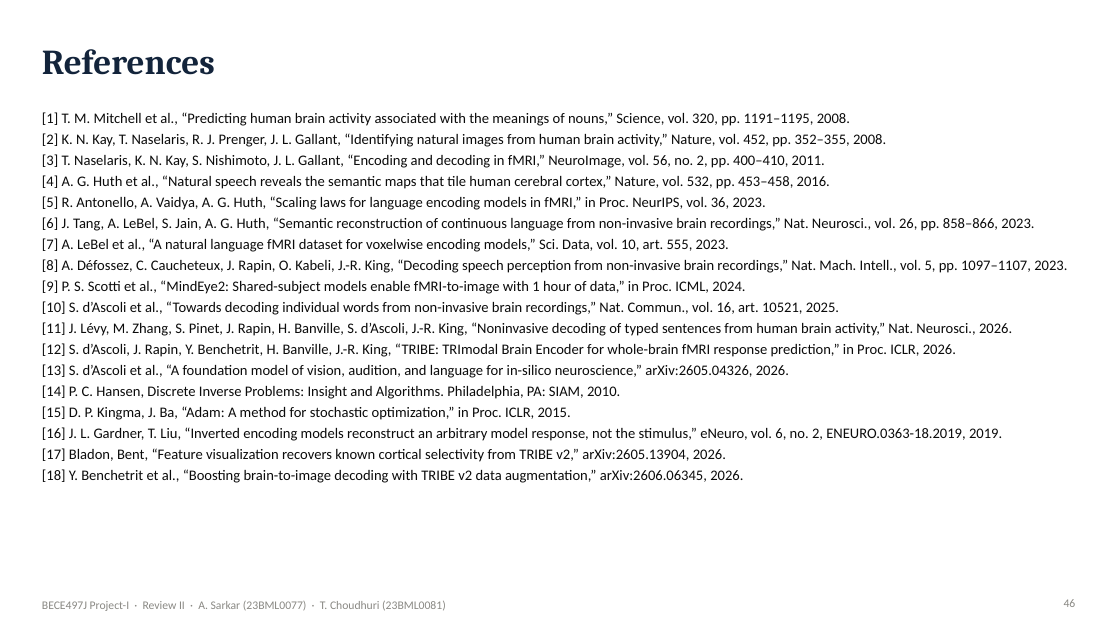
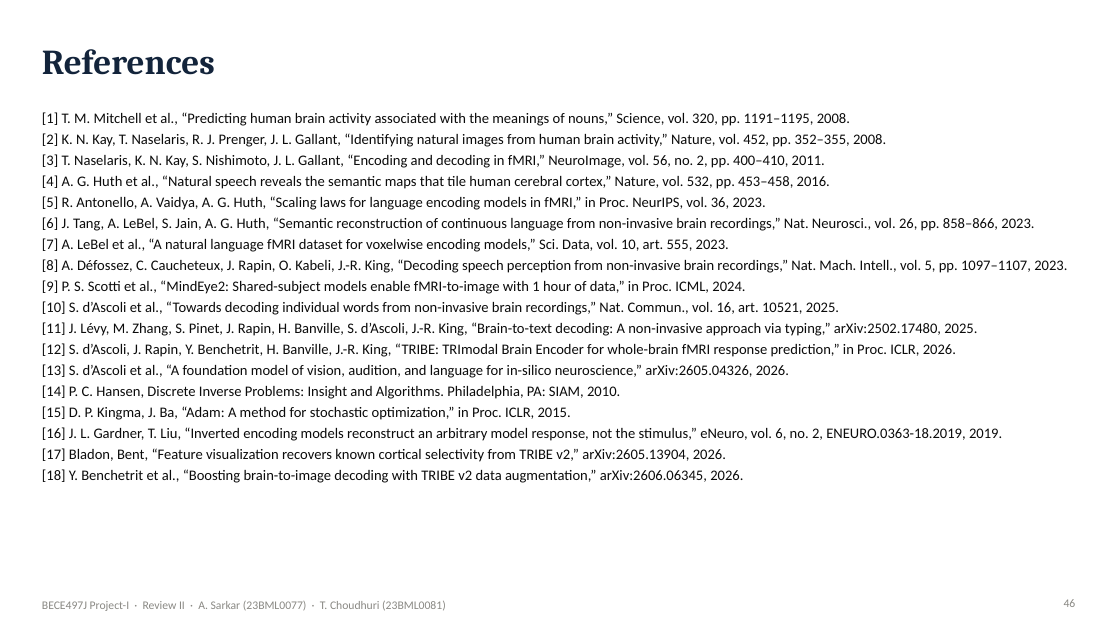
Before and after one commit to Ivxn404/semantic-decoding-tribe-inversion, a slide deck: slide 46 of deck/Review2_Sarkar_Choudhuri.pptx. Drawn at 1120x630 pixels with LibreOffice and Linux fonts; fonts in the diff are those of the drawing. Boxes give left, top, right and bottom in pixels: in the first picture for what was removed or moved away, otherwise in the second. Text is boxed around its words. In the diff, an @@ line names an element or a change of style, - is before the commit and + after.

```diff
--- a/deck/Review2_Sarkar_Choudhuri.pptx
+++ b/deck/Review2_Sarkar_Choudhuri.pptx
@@ text at bbox=[42, 322, 977, 336]: text changed @@
-[11] J. Lévy, M. Zhang, S. Pinet, J. Rapin, H. Banville, S. d’Ascoli, J.-R. King, “Noninvasive decoding of typed sentences from human brain activity,” Nat. Neurosci., 2026.
+[11] J. Lévy, M. Zhang, S. Pinet, J. Rapin, H. Banville, S. d’Ascoli, J.-R. King, “Brain-to-text decoding: A non-invasive approach via typing,” arXiv:2502.17480, 2025.
```
Also in this commit, not shown: 2 other slides changed, 18 other files.
